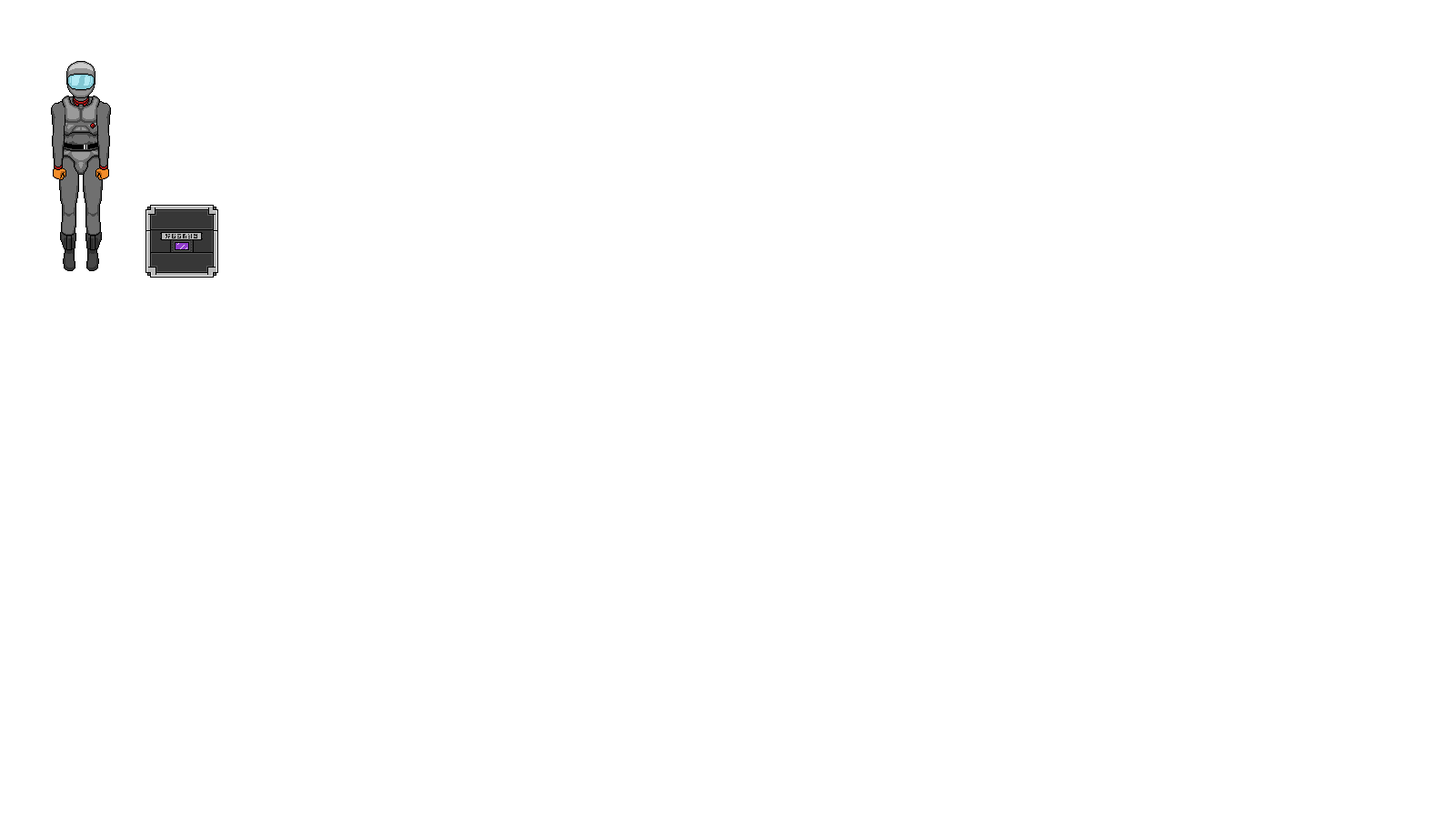
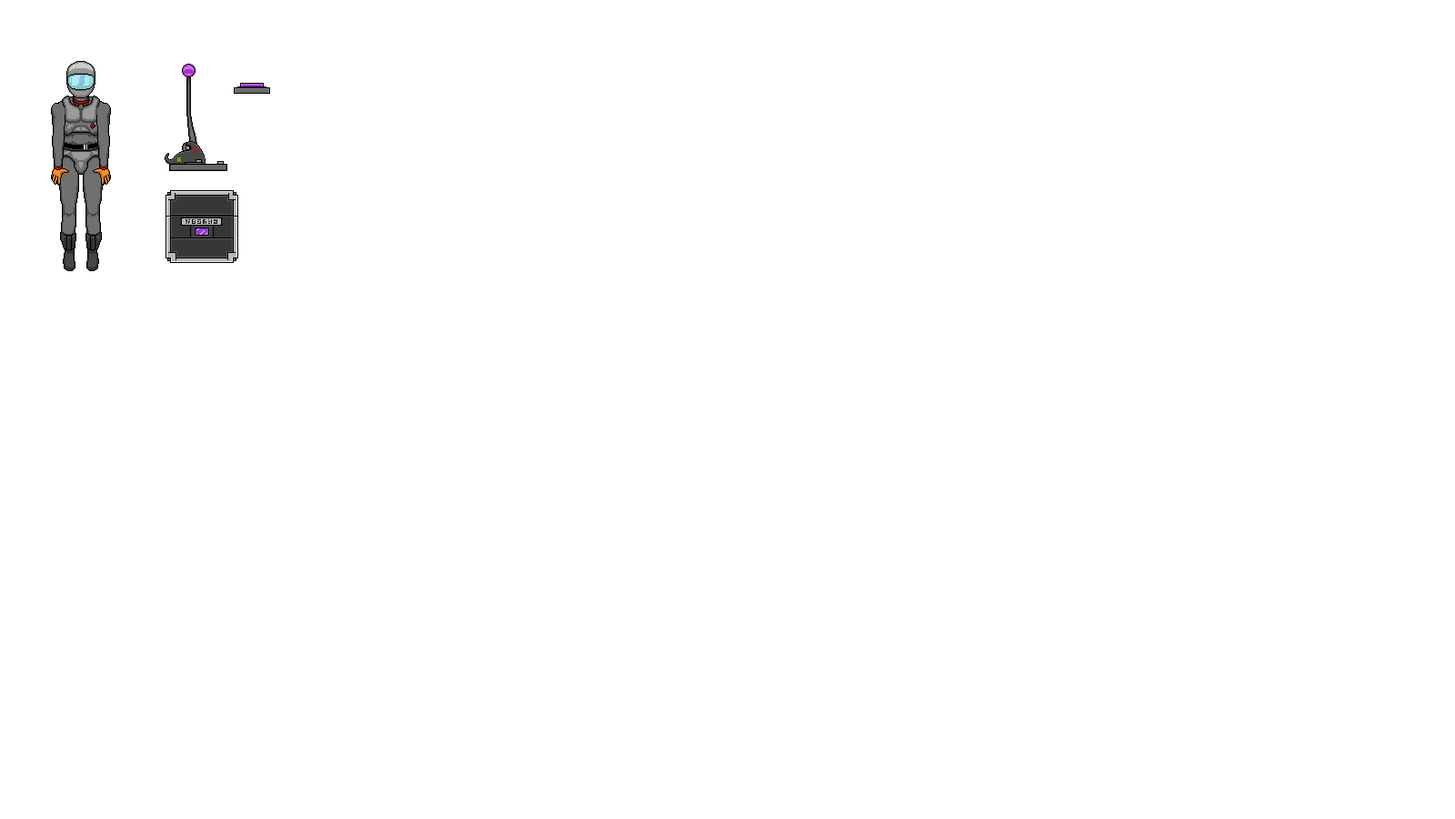
The second (1455, 819) image is a revision of the first. Changes to its layers:
added layer "Objects" above "Layer 2" over [164, 86, 271, 263]
added layer "Layer 2" above "head" over [181, 63, 264, 172]
showed "handL_O" over [50, 168, 70, 186]
hid "handL_C" over [52, 168, 67, 181]
hid "handR_C" over [95, 168, 110, 181]
showed "handR_O" over [92, 168, 111, 186]
painted on "LowerLegSleeveR" over [145, 204, 219, 278]
moved "UpperLegSleeveL" above "LowerLegSleeveL" over [59, 168, 70, 185]
